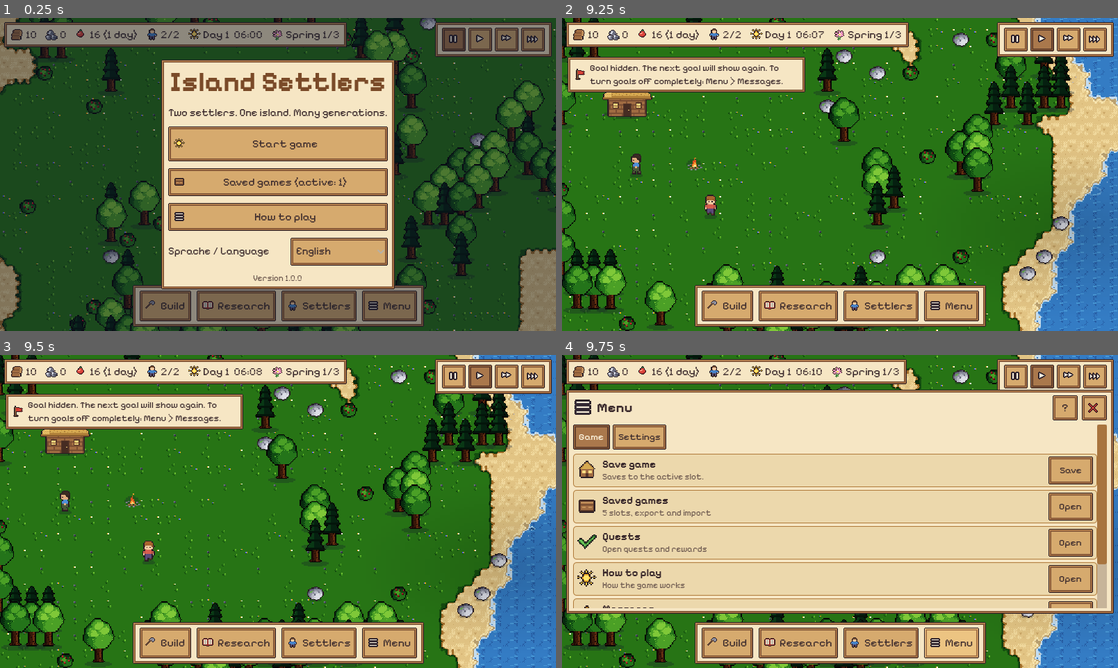
Above: before the commit, frames 1-4 (two rows, left to right).
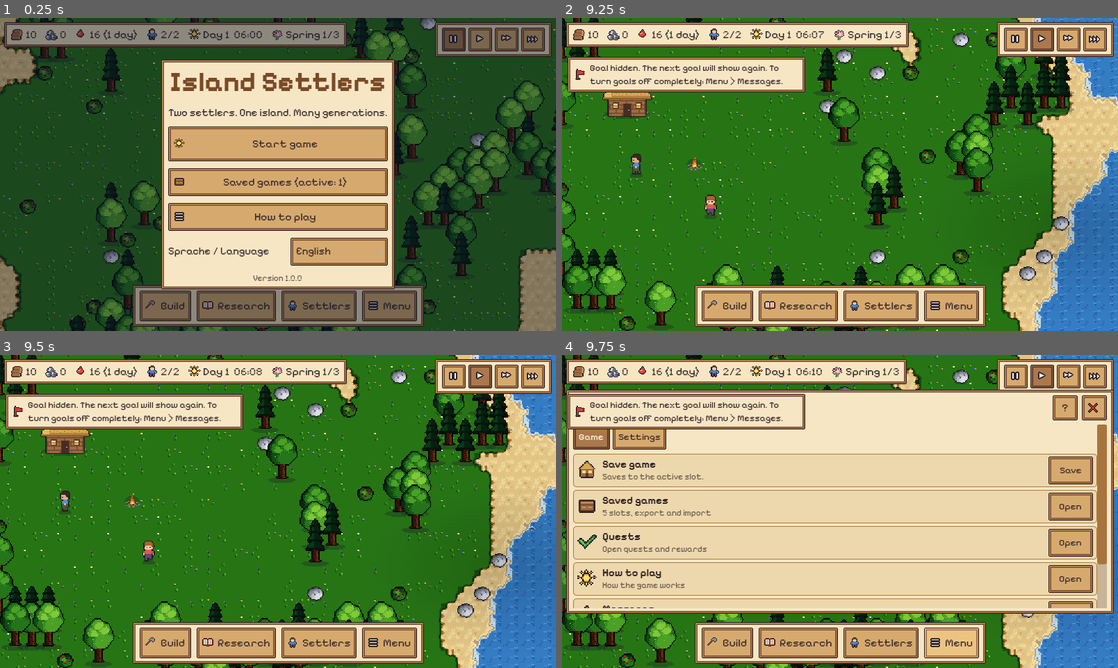
Above: after the commit, the same moments.

Repository: roderichpralle-a11y/New_World
Game: Godot game, scene res://scenes/main.tscn
Same seed, same stepped clock (60 frames per second), same inputs: the game is played once before the commit and once after it.
Inputs (mouse positions are in pixels of both pictures, inside the frame that each line leads up to):
- Up to frame 1 (0.25 s): no input
- Up to frame 2 (9.25 s): click "Start game" at 0.5 s; click (1017, 39) at 1.27 s; click (1040, 39) at 2.02 s; click (1067, 39) at 2.77 s; click (1095, 39) at 3.52 s; click "Build" at 4.25 s; click "Research" at 5 s; click "Settlers" at 5.75 s; tap Enter at 6.5, 6.6 s; move the mouse to (962, 158) at 6.52 s; hold D 6.53-7.25 s; click (962, 158) at 6.67 s; tap Space at 6.77 s; drag from (728, 190) to (812, 237) at 7.27 s; click "Got it" at 8 s; click (762, 68) at 8.75 s
- Up to frame 3 (9.5 s): no input
- Up to frame 4 (9.75 s): click "Menu" at 9.5 s

Frames 1-3 are identical in both runs. In frame 4, 1.7% of the frame differs, in the area x 1-44%, y 12-24%.

Commit message:
Antworten auf einen Tipp erscheinen über den Fenstern; Bauen sagt alle fehlenden Waren der Insel
Co-Authored-By: Claude Opus 5.5 <noreply@anthropic.com>
Claude-Session: https://claude.ai/code/session_01KDShS7M9ekFLtvu5ctsTBe

Diff:
--- a/scripts/main.gd
+++ b/scripts/main.gd
@@ -452,6 +452,10 @@
 						for row in hud._build_list.get_children():
 							if row.get_meta("btype", "") == args.buildscroll:
 								(hud._build_list.get_parent() as ScrollContainer).scroll_vertical = int(row.position.y)
+								if args.has("buildpress"):
+									# Testhilfe --buildpress=1: den Bauen-Knopf dieser Zeile drücken
+									for bt in row.find_children("*", "Button", true, false):
+										bt.pressed.emit()
 		if args.has("shipcam") and not world._ship_nodes.is_empty():
 			var spn = world._ship_nodes.values()[0]
 			print("Schiffe im Bild: ", world._ship_nodes.size(), " Hafen ", world.harbor_cell(), " Schiff ", world.pos_to_cell(spn.position))
--- a/scripts/ui/hud.gd
+++ b/scripts/ui/hud.gd
@@ -61,6 +61,7 @@
 var _place_ok: Button
 var _place_label: Label
 var _toasts: VBoxContainer
+var _toasts_top: VBoxContainer  # über allen Fenstern
 var _overlay: Control
 var _info_timer: float = 0.0
 var _info_obj = null
@@ -116,13 +117,19 @@
 	_toasts.add_theme_constant_override("separation", 3)
 	root.add_child(_toasts)
 	root.move_child(_toasts, goal_card.get_index() + 1)  # Meldungen unter offenen Fenstern, nicht über Knöpfen und Titeln
+	# Antworten auf einen Tipp (z. B. "Dafür fehlt noch") stehen über den Fenstern, sonst sieht man sie nicht
+	_toasts_top = VBoxContainer.new()
+	_toasts_top.position = Vector2(8, 56)
+	_toasts_top.mouse_filter = Control.MOUSE_FILTER_IGNORE
+	_toasts_top.add_theme_constant_override("separation", 3)
+	root.add_child(_toasts_top)
 	get_viewport().size_changed.connect(_refresh_top)
 	Game.stock_changed.connect(_refresh_top)
 	Game.stock_changed.connect(_refresh_stock)
 	Game.research_changed.connect(_on_research_changed)
 	Game.population_changed.connect(_refresh_top)
 	Game.population_changed.connect(_refresh_settler_list)
-	Game.notified.connect(toast)
+	Game.notified.connect(func(t, i = "", c = ""): toast(t, i, c, false))  # Meldungen aus dem Spiel: unter den Fenstern
 	Game.selection_changed.connect(_on_selection)
 	Game.speed_changed.connect(_on_speed)
 	Game.game_over.connect(_show_game_over)
@@ -570,10 +577,14 @@
 			if Admin.exists(tp) and Data.buildings[tp].get("unique", false):
 				toast(tr("Gibt es nur einmal und steht schon."), "hammer")
 				return
+			var miss := []
 			for res in Data.buildings[tp].cost:
-				if Game.amount(res) < int(Data.buildings[tp].cost[res]):
-					toast(tr("Dafür fehlt noch: %s") % Data.resource_name(res), "hammer")
-					return
+				var n := int(Data.buildings[tp].cost[res]) - Game.amount(res)
+				if n > 0:
+					miss.append("%d %s" % [n, Data.resource_name(res)])
+			if not miss.is_empty():
+				toast(tr("Fehlt auf dieser Insel: %s") % ", ".join(miss), "hammer")
+				return
 			_build_panel.visible = false
 			Game.select(null)
 			world.start_placement(tp, camera.position))
@@ -2929,9 +2940,13 @@
 
 
 # ================================================================== Meldungen
-func toast(text: String, icon_name: String = "", _cat: String = "") -> void:
+## top: über den Fenstern (Antwort auf einen Tipp, Standard); Meldungen aus dem Spiel kommen mit false darunter.
+func toast(text: String, icon_name: String = "", _cat: String = "", top: bool = true) -> void:
+	var box := _toasts_top if top else _toasts
+	if top:
+		root.move_child(_toasts_top, -1)  # auch über später geöffneten Fenstern
 	# Dieselbe Meldung nicht doppelt stapeln
-	for c in _toasts.get_children():
+	for c in box.get_children():
 		if c.get_meta("text", "") == text and not c.is_queued_for_deletion():
 			return
 	var p := PanelContainer.new()
@@ -2946,10 +2961,10 @@
 	l.autowrap_mode = TextServer.AUTOWRAP_WORD_SMART
 	l.custom_minimum_size.x = min(300.0, root.size.x - 60.0)
 	h.add_child(l)
-	_toasts.add_child(p)
-	while _toasts.get_child_count() > 4:
-		var c := _toasts.get_child(0)
-		_toasts.remove_child(c)
+	box.add_child(p)
+	while box.get_child_count() > 4:
+		var c := box.get_child(0)
+		box.remove_child(c)
 		c.queue_free()
 	p.modulate.a = 0.0
 	var tw := p.create_tween()
@@ -3136,6 +3151,8 @@
 	else:
 		sp.position = Vector2(vs.x - sp.size.x - 6, 6)
 	_toasts.position = Vector2(8, top_h + 6)
+	if _toasts_top:
+		_toasts_top.position = _toasts.position
 	if goal_card:
 		var narrow := portrait or vs.x < 760
 		var gw: float = (vs.x - sp.size.x - 18.0) if narrow else min(310.0, vs.x * 0.4)
